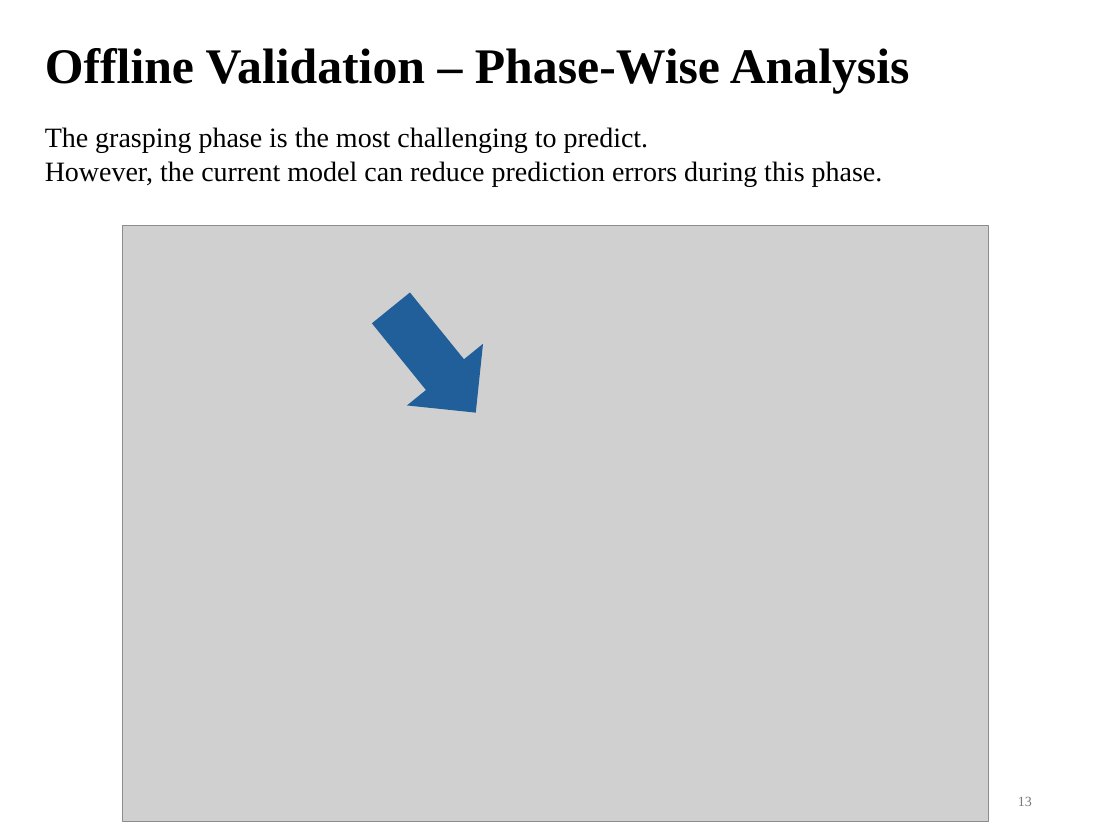
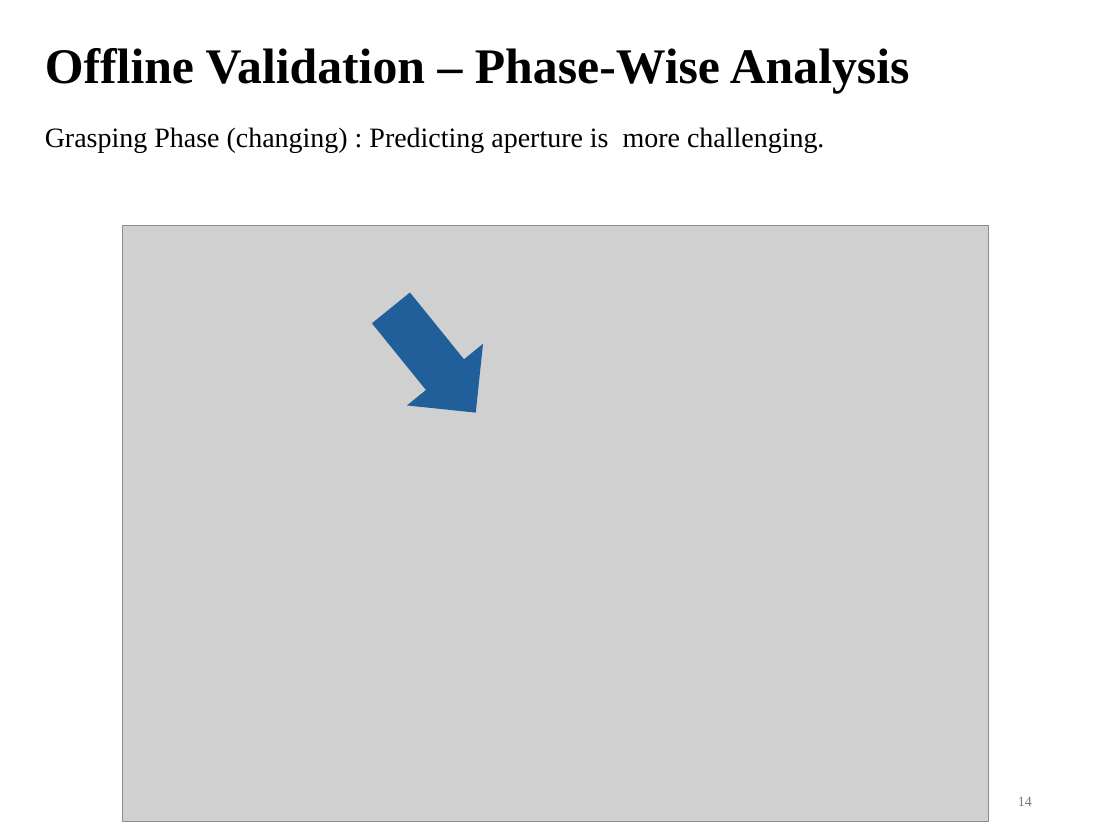
Before and after one commit to DiXiQing/Multimodal_Imitation_Learning, a slide deck: slide 14 of Zemi/2026-10-28v2-Di.pptx (slide 13 before the commit). Drawn at 1120x840 pixels with LibreOffice and Linux fonts; fonts in the diff are those of the drawing; grey boxes stand for pictures. Boxes give left, top, right and bottom in pixels: in the first picture for what was removed or moved away, otherwise in the second. Text is boxed around its words. In the diff, an @@ line names an element or a change of style, - is before the commit and + after.

```diff
--- a/Zemi/2026-10-28v2-Di.pptx
+++ b/Zemi/2026-10-28v2-Di.pptx
@@ text at [45, 127, 824, 153]: text changed @@
-The grasping phase is the most challenging to predict.
-However, the current model can reduce prediction errors during this phase.
+Grasping Phase (changing) : Predicting aperture is more challenging.
@@ page number at [1018, 797, 1032, 806]: text changed @@
-13
+14
```
Also in this commit, not shown: 12 other slides changed, 2 slides added, 1 slide removed, 24 other files.
